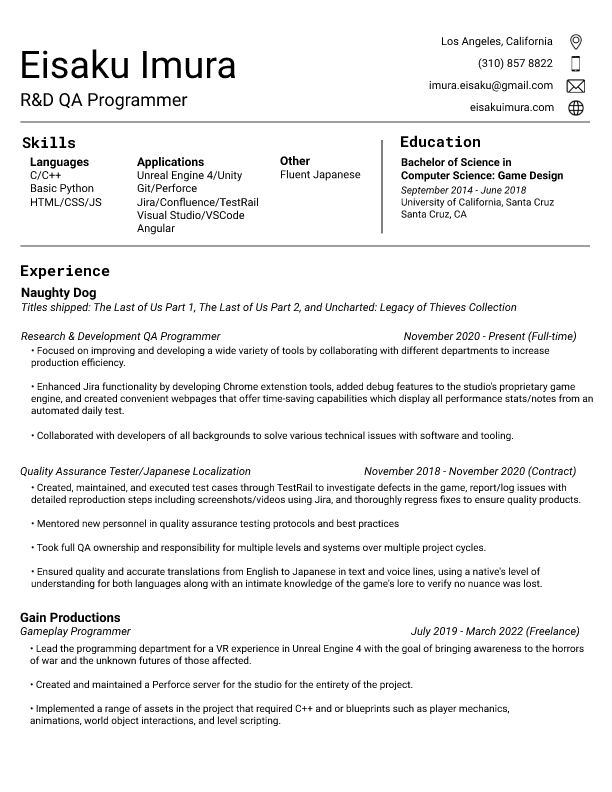
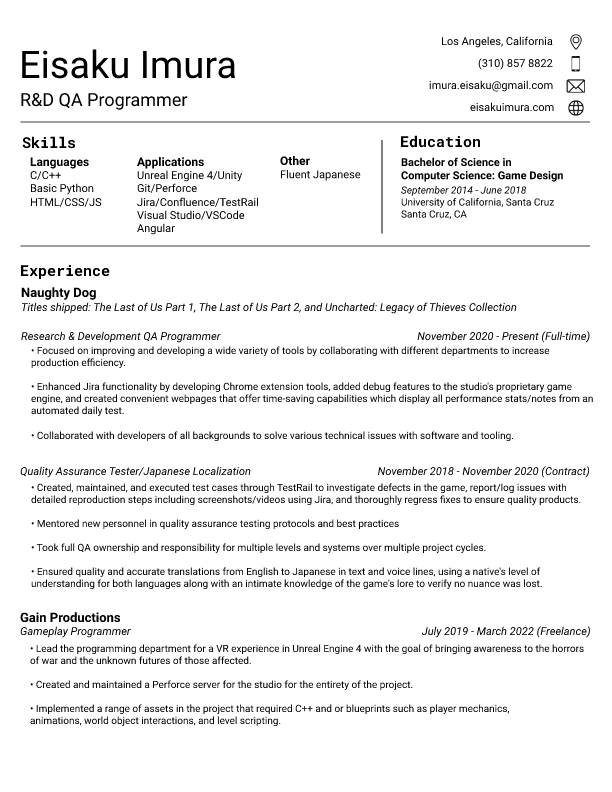
Layered file, before and after one edit (612×792). Changes by layer:
painted on "Gain Productions Gameplay Progra" over [411,626,590,638]
painted on "Naughty Dog Titles shipped: The" over [404,331,590,343]
painted on "Quality Assurance Tester/Japanes" over [364,466,589,478]
painted on "• Focused on improving and devel" over [290,382,575,392]
